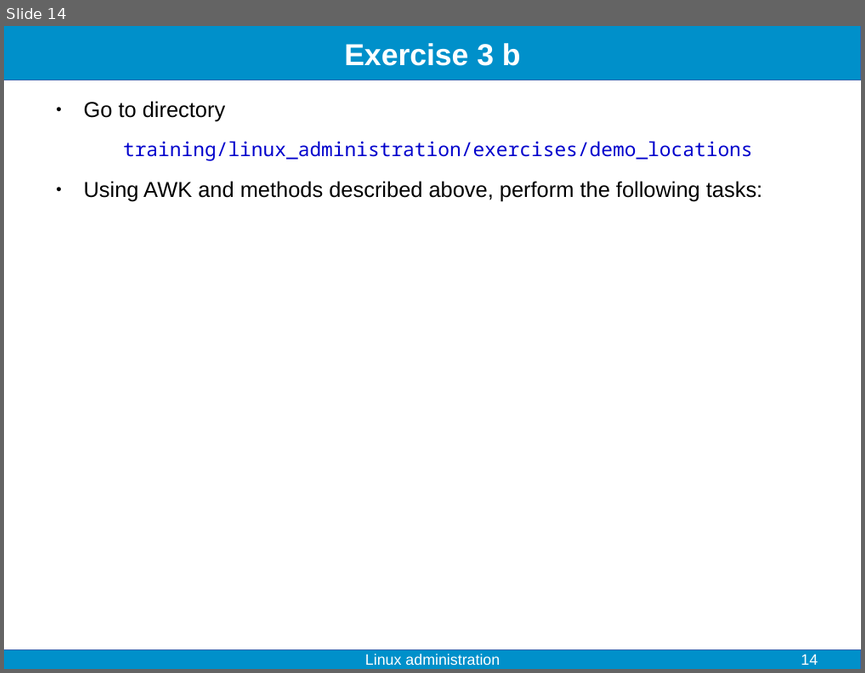
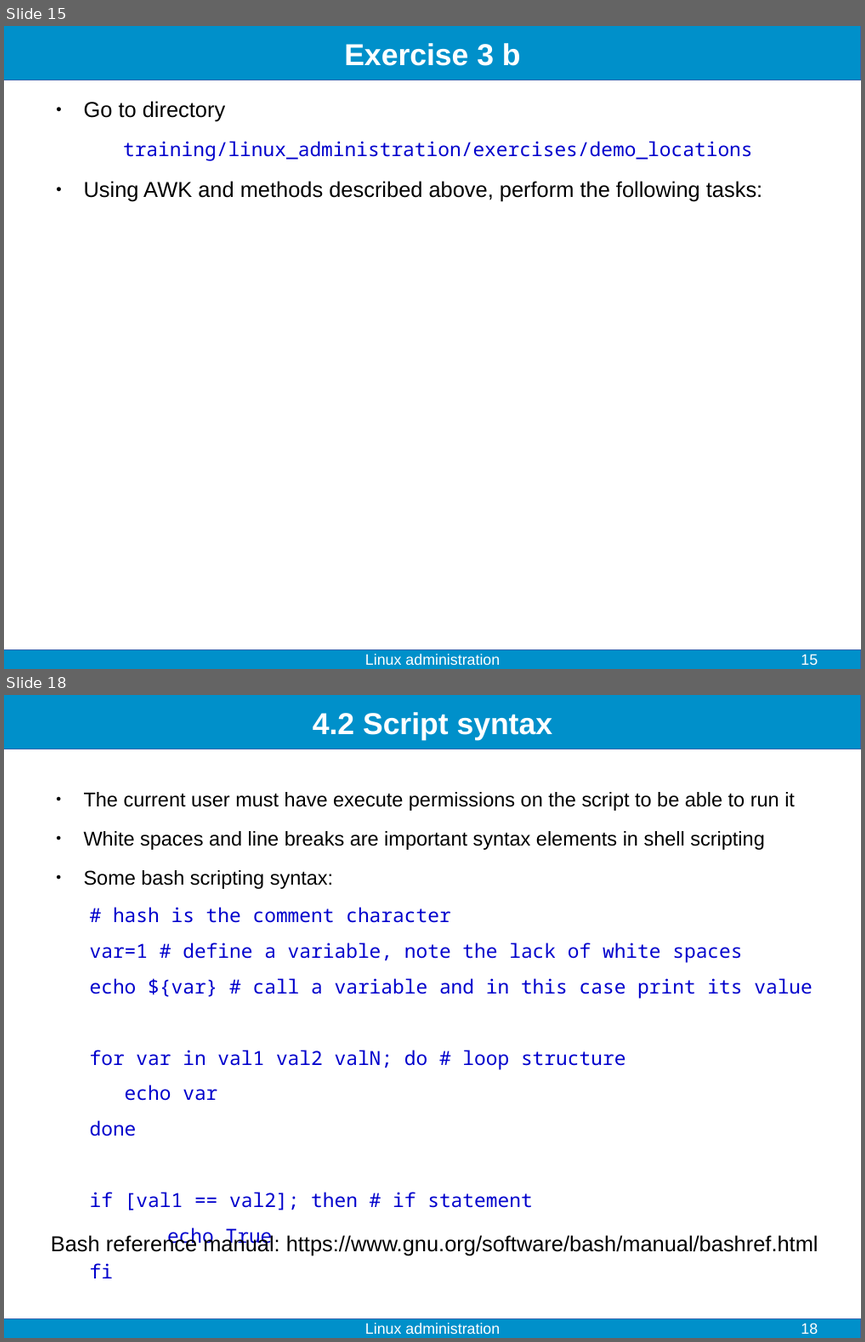
Before and after one commit to fjelltopp/training, a slide deck: linux_administration/linux_administration.odp. Shown one above the other, each under a label of ours: slide 14 before the commit, slides 15 and 18 after it; the slides between them are not shown. The pictures are 865x673 and 865x1342 pixels, drawn with LibreOffice and Linux fonts; fonts in the diff are those of the drawing. Boxes give left, top, right and bottom in pixels: in the first picture for what was removed or moved away, otherwise in the second. Text is boxed around its words. In the diff, an @@ line names an element or a change of style, - is before the commit and + after.

```diff
--- a/linux_administration/linux_administration.odp
+++ b/linux_administration/linux_administration.odp
@@ slide 18 added at (4, 695, 861, 1338), background #FFFFFF; not listed: 2 template elements that a slide beside it also shows @@
@@ title added at (313, 712, 553, 740), 28 pt, text #FFFFFF, bold @@
+4.2 Script syntax
@@ text added at (84, 792, 794, 889), 18.5 pt, text #000000 @@
+● The current user must have execute permissions on the script to be able to run it
+● White spaces and line breaks are important syntax elements in shell scripting
+● Some bash scripting syntax:
@@ text added at (90, 907, 812, 1210), 18 pt, text #0000CC @@
+# hash is the comment character
+var=1 # define a variable, note the lack of white spaces
+echo ${var} # call a variable and in this case print its value
+for var in val1 val2 valN; do # loop structure
+echo var
+done
+if [val1 == val2]; then # if statement
+echo True
+fi
@@ text added at (286, 1235, 818, 1255), 20 pt, text #000000 @@
+Bash reference manual: https://www.gnu.org/software/bash/manual/bashref.html
@@ text added at (365, 1322, 500, 1333), 14 pt, text #FFFFFF @@
+Linux administration
@@ page number added at (800, 1322, 817, 1333), 14 pt, text #FFFFFF @@
+18
@@ what was slide 14 is now slide 15 @@
@@ page number at (800, 653, 817, 664): text changed @@
-14
+15
```
Also in this commit, not shown: 4 slides changed, 3 other slides added, 1 other file.
